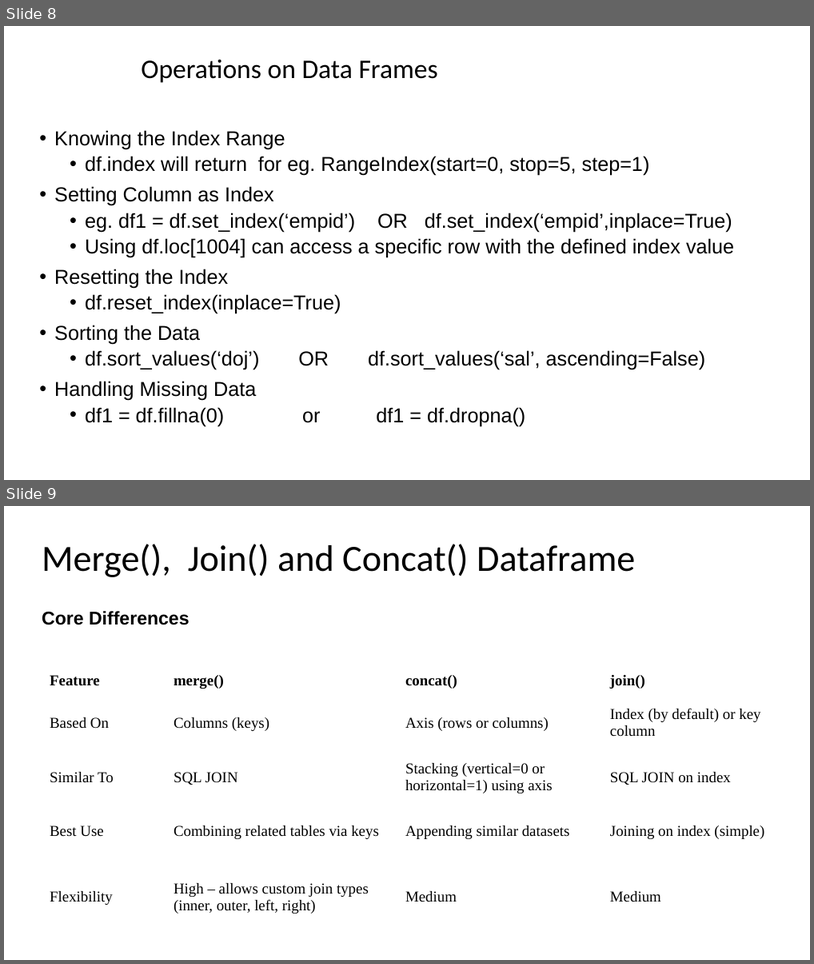
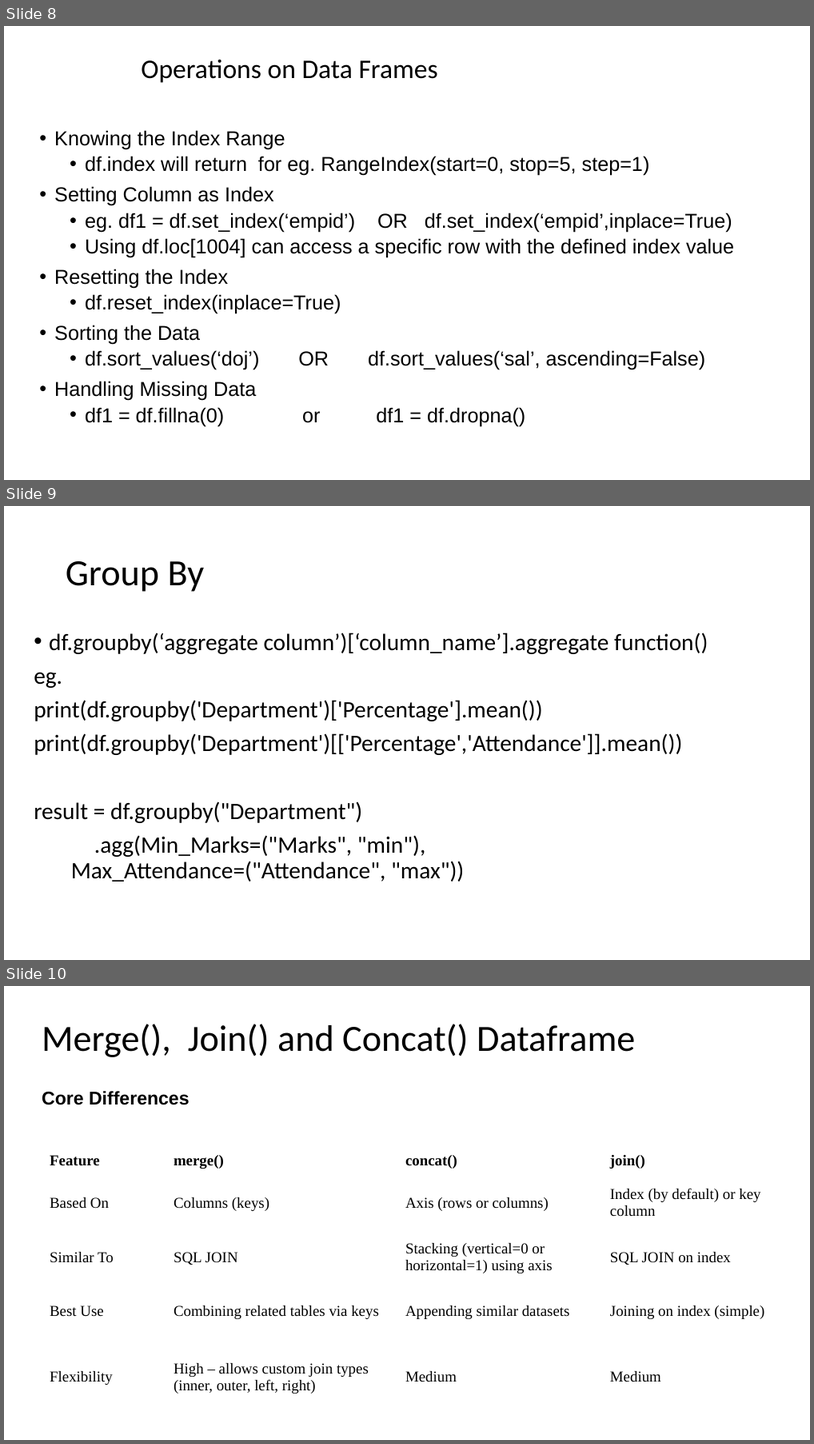
Before and after one commit to VishalChudasama08/MCA, a slide deck: Sem-2/Python/Python Provided/PPTs/DataFrames.pptx. Shown one above the other, each under a label of ours: slides 8 and 9 before the commit, slides 8, 9 and 10 after it. The pictures are 814x964 and 814x1444 pixels, drawn with LibreOffice and Linux fonts; fonts in the diff are those of the drawing. Boxes give left, top, right and bottom in pixels: in the first picture for what was removed or moved away, otherwise in the second. Text is boxed around its words. In the diff, an @@ line names an element or a change of style, - is before the commit and + after.

```diff
--- a/Sem-2/Python/Python Provided/PPTs/DataFrames.pptx
+++ b/Sem-2/Python/Python Provided/PPTs/DataFrames.pptx
@@ slide 9 added at (4, 506, 810, 960), background #FFFFFF @@
@@ title added at (66, 561, 205, 592), 44 pt, text #000000 @@
+Group By
@@ text added at (34, 632, 708, 881), 28 pt, text #000000 @@
+• df.groupby(‘aggregate column’)[‘column_name’].aggregate function()
+eg.
+print(df.groupby('Department')['Percentage'].mean())
+print(df.groupby('Department')[['Percentage','Attendance']].mean())
+result = df.groupby("Department")
+.agg(Min_Marks=("Marks", "min"), Max_Attendance=("Attendance", "max"))
@@ what was slide 9 is now slide 10 @@
```
Also in this commit, not shown: 43 other files.
